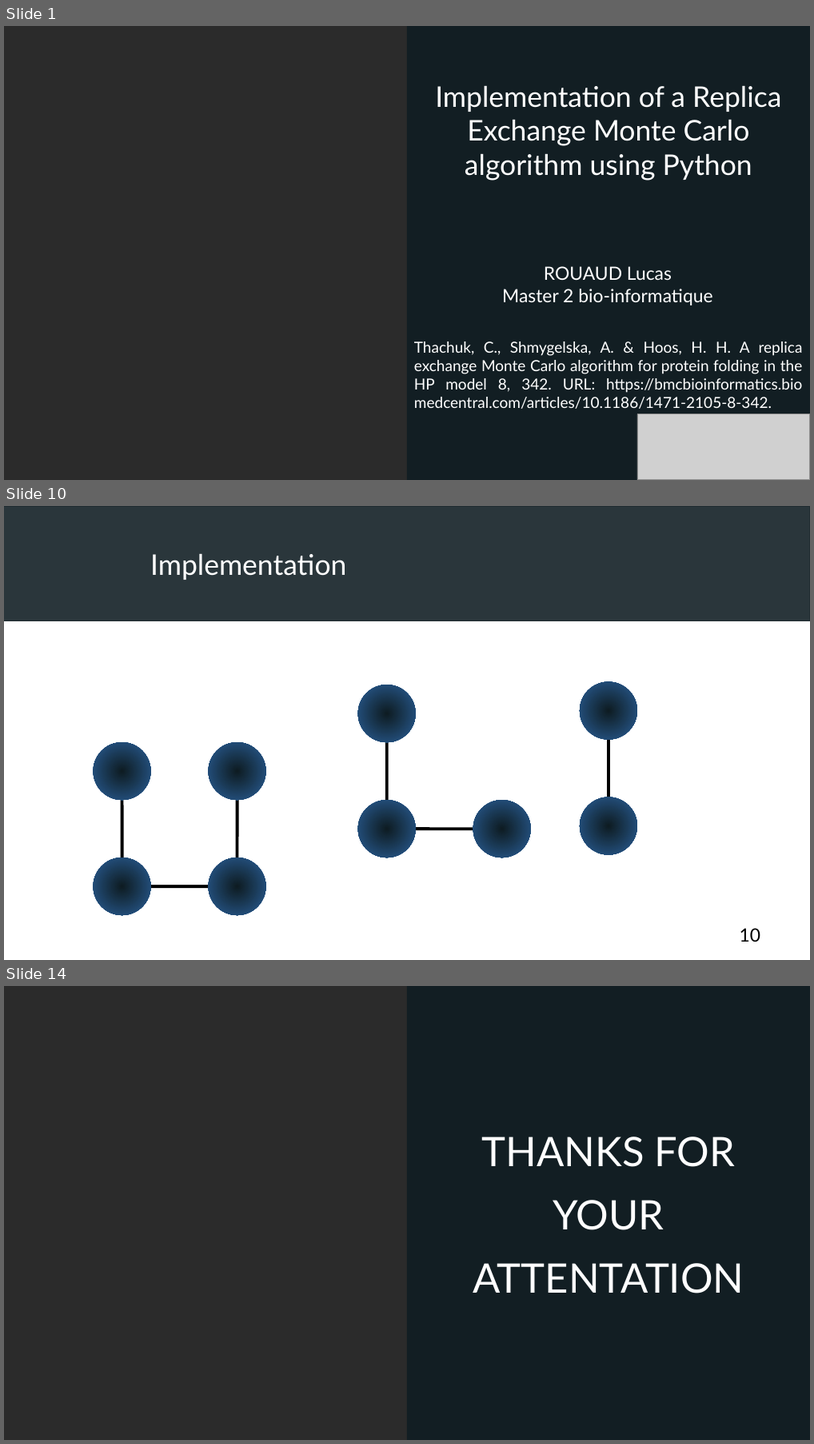
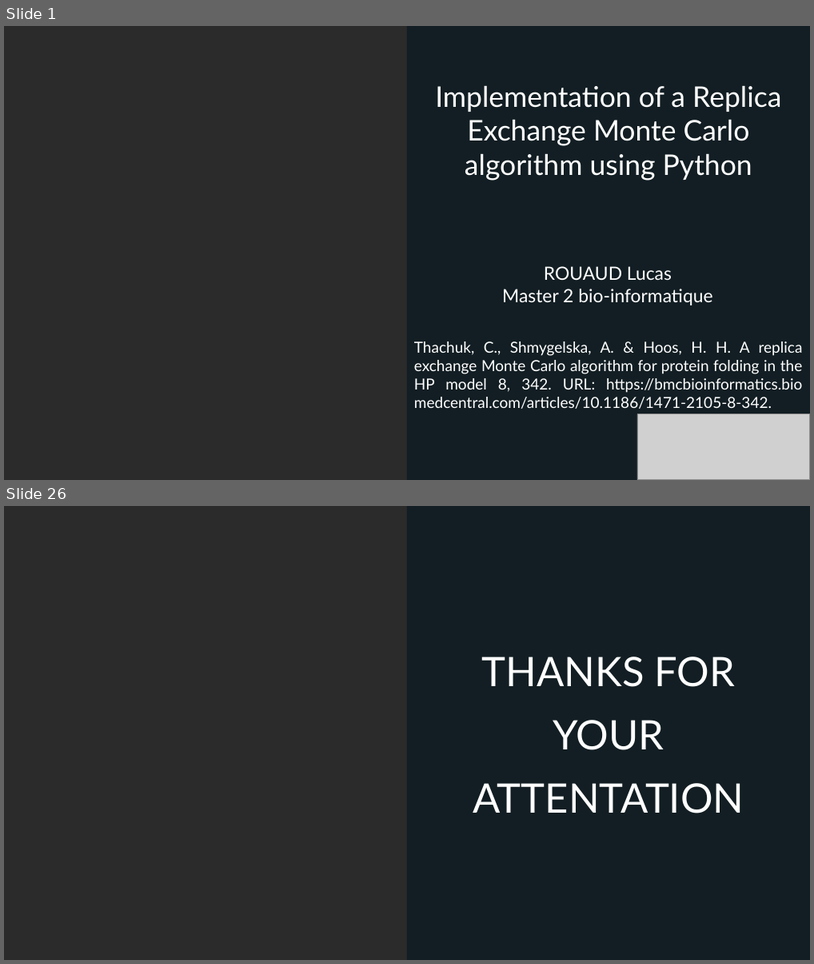
Before and after one commit to FilouPlains/PROJECT_PY_MONTE_CARLO, a slide deck: doc/presentation/ROUAUD_presentation.odp. Shown one above the other, each under a label of ours: slides 1, 10 and 14 before the commit, slides 1 and 26 after it; the slides between them are not shown. The pictures are 814x1444 and 814x964 pixels, drawn with LibreOffice and Linux fonts; fonts in the diff are those of the drawing; grey boxes stand for pictures; background and template pictures are left out; a plain dark background stands for a picture behind light text. Boxes give left, top, right and bottom in pixels: in the first picture for what was removed or moved away, otherwise in the second. Text is boxed around its words. In the diff, an @@ line names an element or a change of style, - is before the commit and + after.

```diff
--- a/doc/presentation/ROUAUD_presentation.odp
+++ b/doc/presentation/ROUAUD_presentation.odp
@@ slide 10 removed at box(4, 506, 810, 960), background #FFFFFF @@
@@ picture removed at box(4, 506, 810, 621) @@
@@ rectangle removed at box(4, 506, 810, 621) @@
@@ text removed at box(150, 554, 346, 580) @@
-Implementation
@@ ellipse removed at box(358, 684, 416, 742) @@
@@ ellipse removed at box(580, 682, 638, 740) @@
@@ ellipse removed at box(94, 742, 151, 800) @@
@@ ellipse removed at box(209, 742, 266, 800) @@
@@ line removed from (387, 742) to (387, 800) @@
@@ line removed from (609, 740) to (609, 797) @@
@@ line removed from (122, 800) to (122, 857) @@
@@ line removed from (238, 857) to (238, 800) @@
@@ ellipse removed at box(358, 800, 416, 858) @@
@@ ellipse removed at box(474, 800, 531, 858) @@
@@ ellipse removed at box(580, 797, 638, 855) @@
@@ line removed from (416, 828) to (474, 828) @@
@@ ellipse removed at box(94, 857, 151, 915) @@
@@ ellipse removed at box(209, 857, 266, 915) @@
@@ line removed from (151, 887) to (209, 887) @@
@@ page number removed at box(740, 928, 762, 941) @@
-10
@@ what was slide 14 is now slide 26 @@
```
Also in this commit, not shown: 8 slides changed, 16 slides added, 3 other slides removed, 1 other file.
